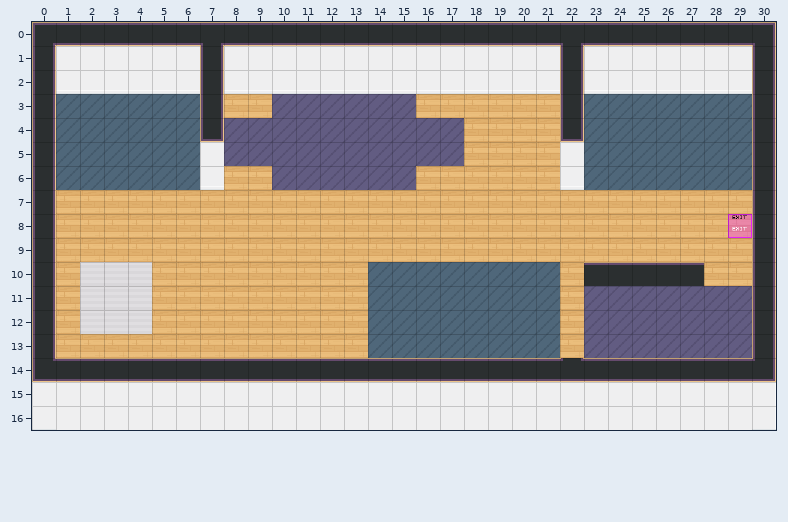
Level history. Tiled map (JSON): map-storage/tests/assets/maps/areas.tmj. Above is the file before it was changed.
Cells are 32x32 px. Shown: x 0..30, y 0..16.
New version:
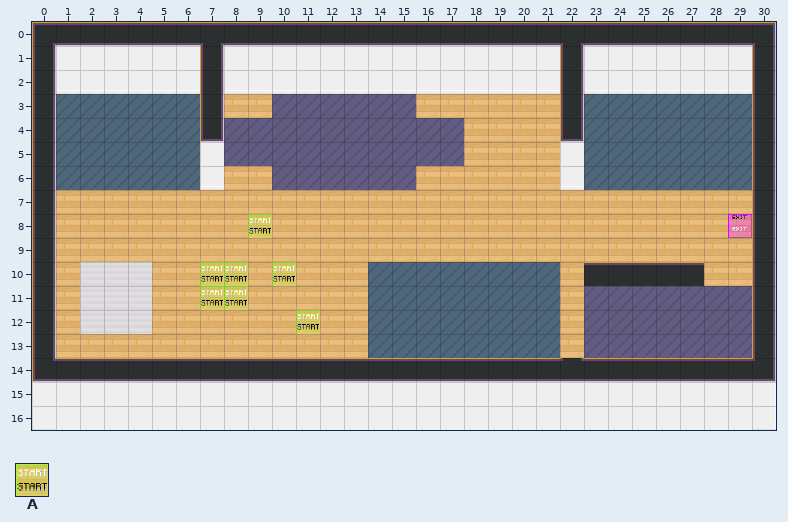
Key: from "Special_Zones": A 1.
_ is an empty cell.
Tiles of an added or newly shown layer are drawn over the layers below it.
See-through tiles are keyed as they look on the map.
From the commit log: Fix 3249 (#3251) * prevent entities with colliders from being placed on top of START tiles
Changes in this commit:
Changed rows in their new state; . is an unchanged cell.
Layer "start" (added):
first column x 7:
10 AA
11 AA
Layer "start2" (added):
first column x 9:
 8 A..
10 .A.
12 ..A
Where, in picture pixels (left, top, right, bottom), the same in both pictures:
added: (248, 214, 272, 238)
added: (200, 262, 248, 310)
added: (272, 262, 296, 286)
added: (296, 310, 320, 334)
